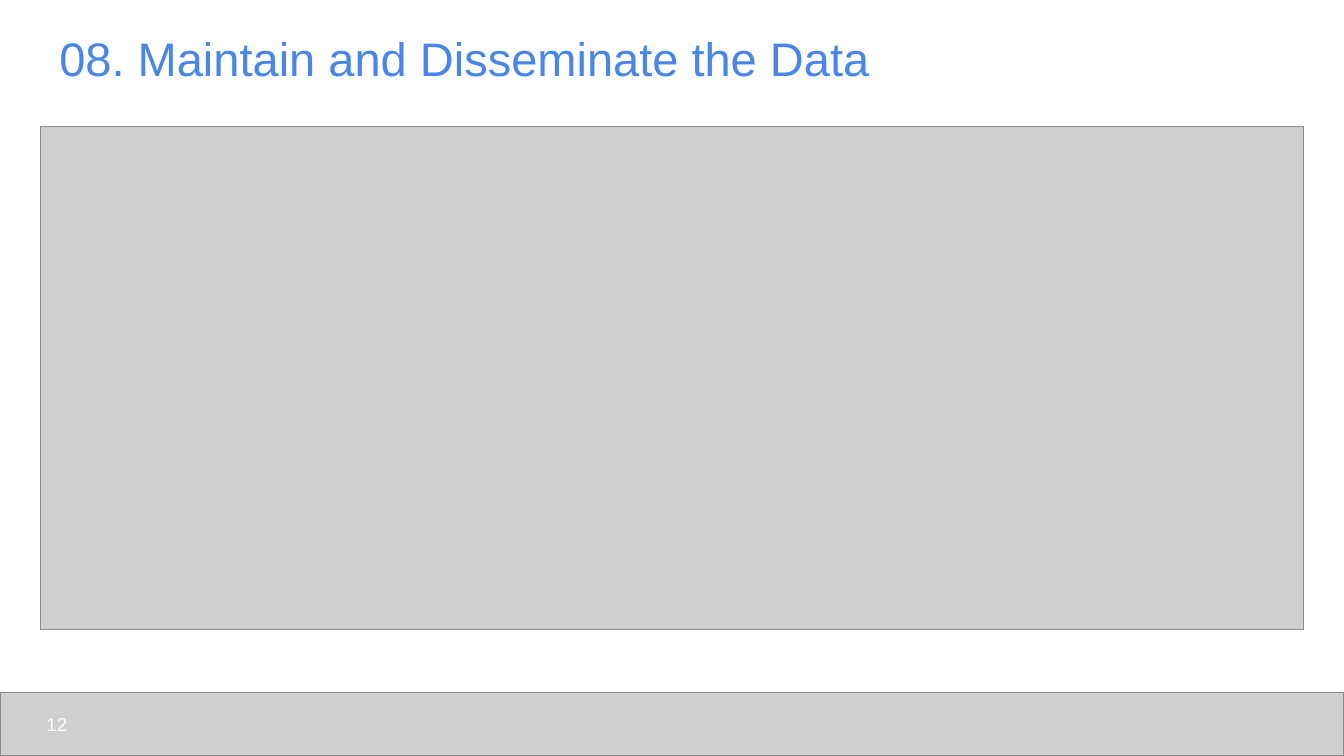
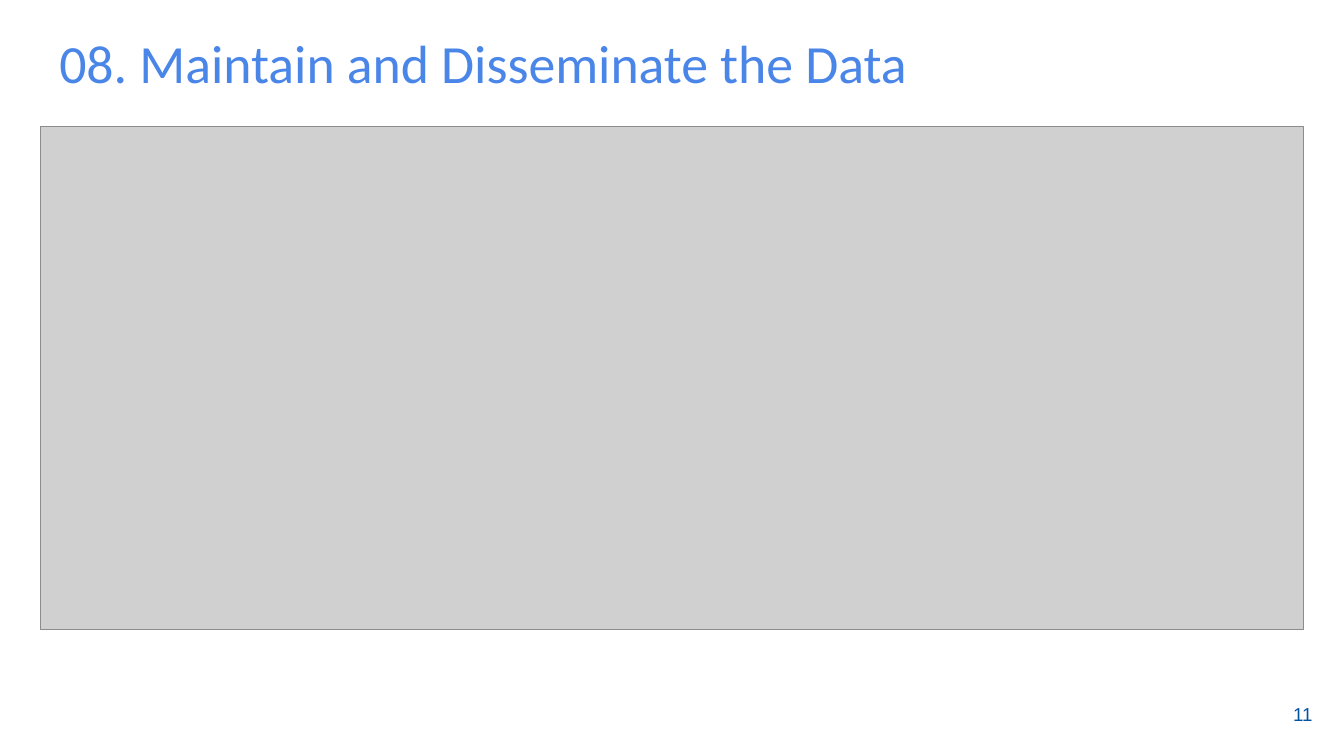
Before and after one commit to udel-cbcb/NIGMS-Sandbox-UD, a slide deck: slide 12 of Submodule_2/Lectures/Submodule_2_Lecture_1_Data_Science_Life_Cycle.pptx. Drawn at 1344x756 pixels with LibreOffice and Linux fonts; fonts in the diff are those of the drawing; grey boxes stand for pictures; background and template pictures are left out. Boxes give left, top, right and bottom in pixels: in the first picture for what was removed or moved away, otherwise in the second. Text is boxed around its words. In the diff, an @@ line names an element or a change of style, - is before the commit and + after.

```diff
--- a/Submodule_2/Lectures/Submodule_2_Lecture_1_Data_Science_Life_Cycle.pptx
+++ b/Submodule_2/Lectures/Submodule_2_Lecture_1_Data_Science_Life_Cycle.pptx
@@ title "08. Maintain and Disseminate the ..." at [59,45,906,84]: size 25.2 to 28.8 pt, font Arial to Calibri @@
@@ picture removed at [0,692,1344,755] @@
@@ page number removed at [46,718,67,731] @@
-12
@@ page number added at [1293,708,1312,721], 10 pt, text #00539F @@
+11
```
Also in this commit, not shown: 9 other slides changed, 3 slides added, 2 slides removed, 3 other files.
